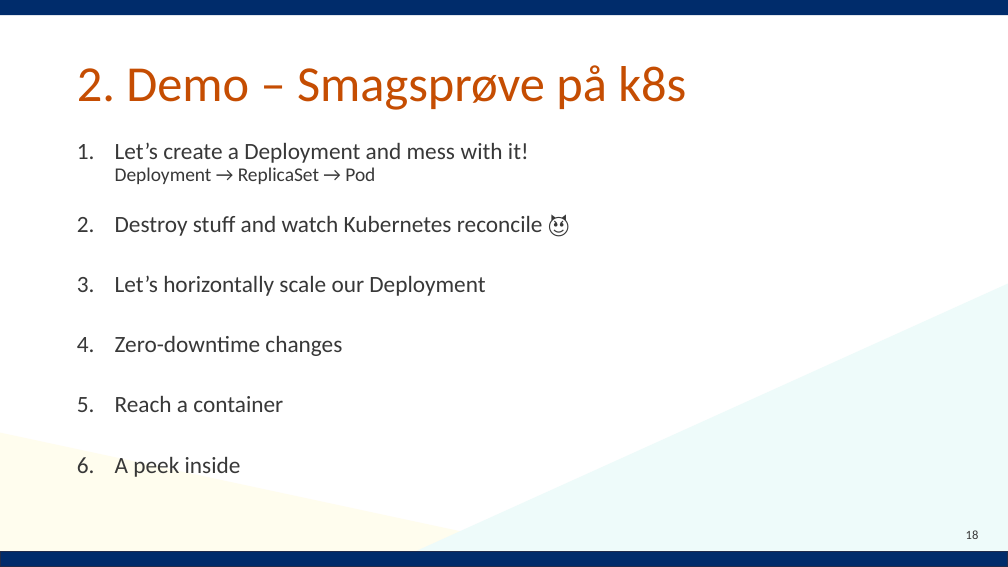
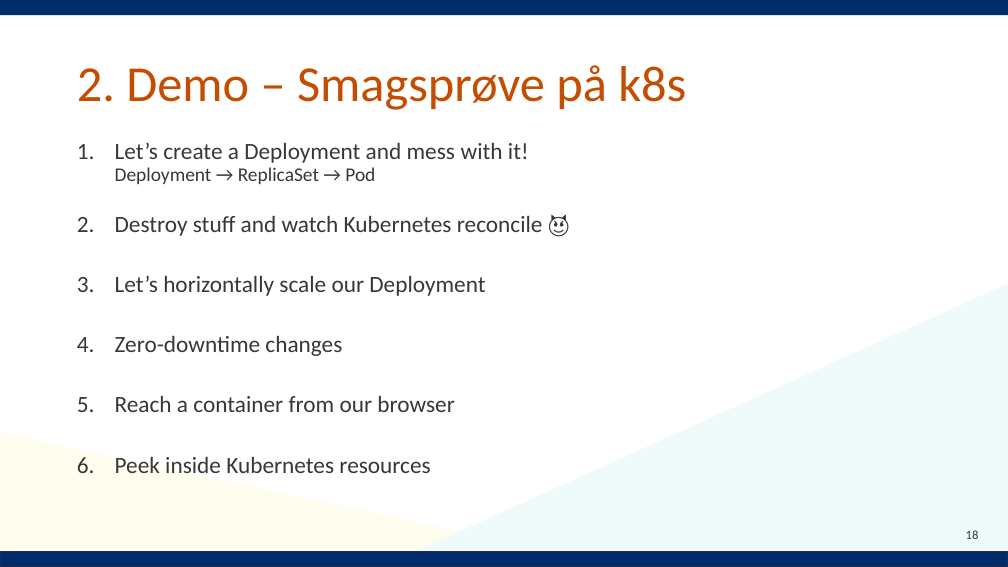
Before and after one commit to Notalib/workshop-kubernetes, a slide deck: slide 18 of Kubernetes_workshop.pptx. Drawn at 1008x567 pixels with LibreOffice and Linux fonts; fonts in the diff are those of the drawing; background and template pictures are left out. Boxes give left, top, right and bottom in pixels: in the first picture for what was removed or moved away, otherwise in the second. Text is boxed around its words. In the diff, an @@ line names an element or a change of style, - is before the commit and + after.

```diff
--- a/Kubernetes_workshop.pptx
+++ b/Kubernetes_workshop.pptx
@@ text at [115,396,454,474]: text changed @@
-5. Reach a container
-6. A peek inside
+5. Reach a container from our browser
+6. Peek inside Kubernetes resources
```
Also in this commit, not shown: 3 other slides changed, 1 slide added, 1 slide removed.
